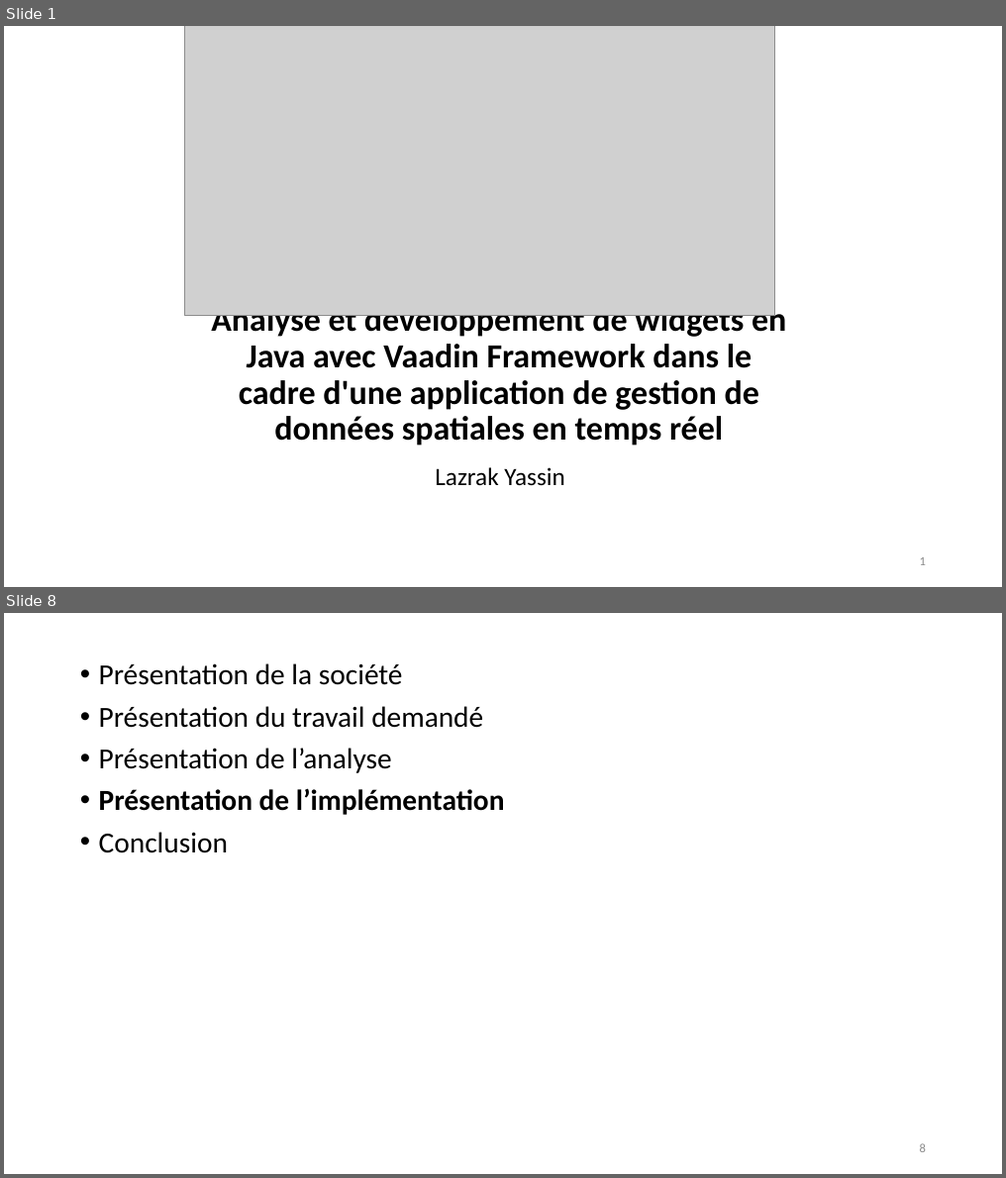
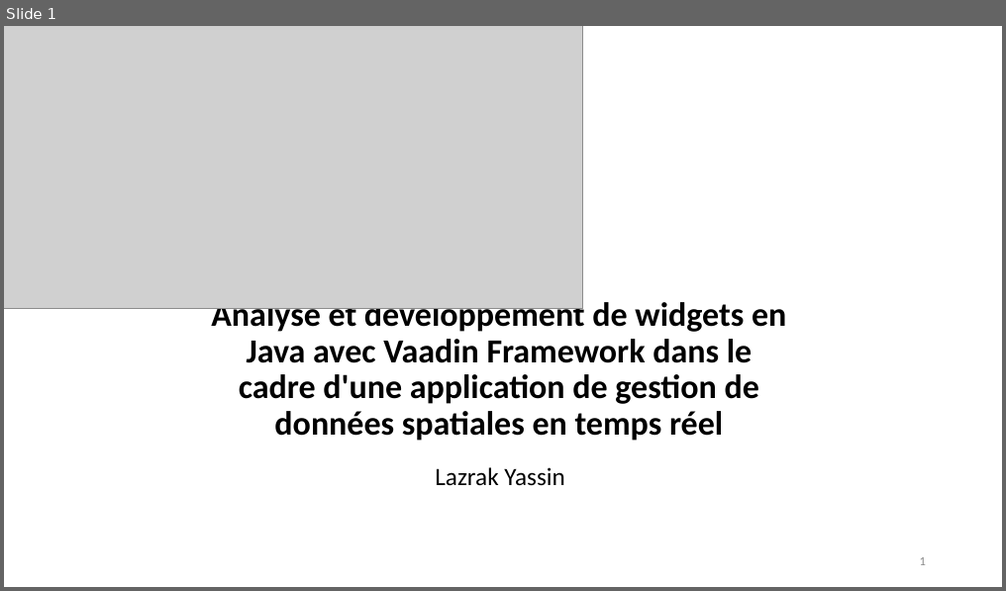
Before and after one commit to etu26048/TFE, a slide deck: DéfenseOrale.pptx. Shown one above the other, each under a label of ours: slides 1 and 8 before the commit, slide 1 after it; the slides between them are not shown. The pictures are 1006x1178 and 1006x591 pixels, drawn with LibreOffice and Linux fonts; fonts in the diff are those of the drawing; grey boxes stand for pictures; background and template pictures are left out. Boxes give left, top, right and bottom in pixels: in the first picture for what was removed or moved away, otherwise in the second. Text is boxed around its words. In the diff, an @@ line names an element or a change of style, - is before the commit and + after.

```diff
--- a/DéfenseOrale.pptx
+++ b/DéfenseOrale.pptx
@@ slide 8 removed at (x1=4, y1=613, x2=1002, y2=1174), background #FFFFFF @@
@@ text removed at (x1=99, y1=663, x2=505, y2=854) @@
-• Présentation de la société
-• Présentation du travail demandé
-• Présentation de l’analyse
-• Présentation de l’implémentation
-• Conclusion
@@ page number removed at (x1=920, y1=1144, x2=926, y2=1153) @@
-8
@@ slide 1 changed as well @@
@@ picture resized from (x1=185, y1=26, x2=774, y2=316) to (x1=4, y1=26, x2=583, y2=309) @@
@@ title "Analyse et développement de widgets ..." moved from (x1=211, y1=303, x2=786, y2=446) to (x1=211, y1=298, x2=786, y2=441) @@
```
Also in this commit, not shown: 3 other slides changed, 23 slides added, 4 other slides removed.
